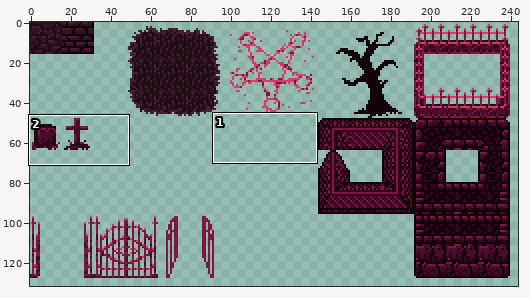
One commit to this pixel-art file: ZarguufsGraveyardAdventure/Assets/Images/tilesheet1.aseprite. Above: a wide view before the commit, with the close-up outlined.
Close-up. As it was:
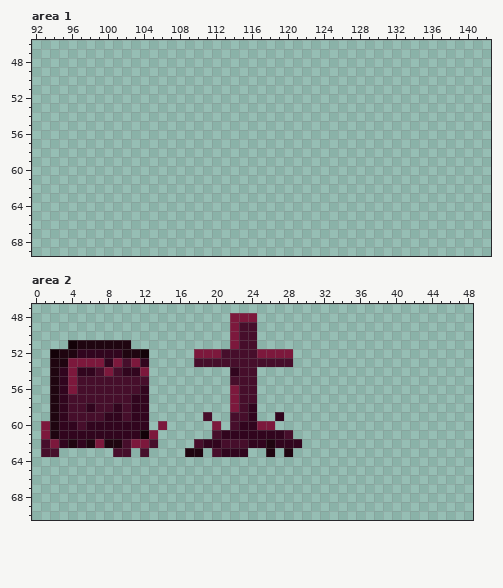
256x256 pixels, 1 frame. Shown: area 1: x 92..142, y 46..69; area 2: x 0..48, y 47..70. The wide view leaves out empty margins.
The same view after the edit:
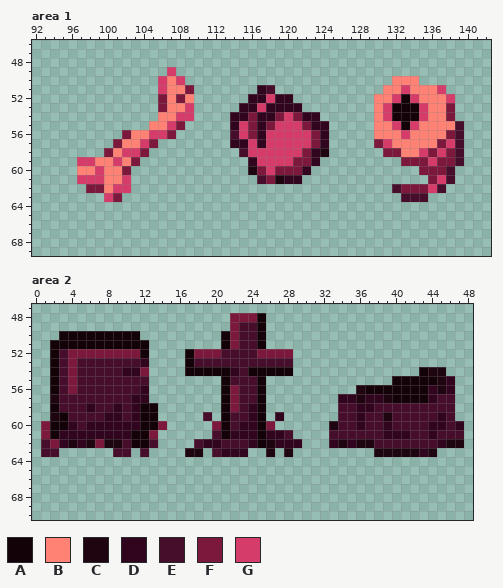
Palette (. is transparent): A #130208  B #ff8274  C #1f0510  D #31051e  E #460e2b  F #7c183c  G #d53c6a
What changed:
--- area 1, layer "Layer 1"
@@ x 92..142 @@
 48 ...................................................
-49 ...................................................
-50 ...................................................
-51 ...................................................
-52 ...................................................
-53 ...................................................
-54 ...................................................
-55 ...................................................
-56 ...................................................
-57 ...................................................
-58 ...................................................
-59 ...................................................
-60 ...................................................
-61 ...................................................
-62 ...................................................
-63 ...................................................
+49 ...............G...................................
+50 ..............GBG.......................BBB........
+51 ..............GBBF.......DE............BBGBBBG.....
+52 ..............FBFB......DDGDD.........BBGAGBBBG....
+53 ..............FBBG.....DDGDDDD........BGAAAGBBF....
+54 ..............BBGG....DDFDDFGFDD......BGAAAGBBF....
+55 .............BBGF.....DGFDFGGGFDD.....BBGAGBBBBE...
+56 ..........FBBGGF......EGFDGGGGGFD.....BBBGBBBBFE...
+57 .........FBBGF........DDGDGGGGGFD.....FGBBBBBFGE...
+58 ........FBGGF..........EGGGGGGFDC......FFBBGFGFE...
+59 .....GGBBGBF............DGGGGFFD.........FFFGFFE...
+60 .....BBGBBF.............CFGFFFD............FFFE....
+61 .....GGGBBG..............EFCDD..............FGE....
+62 ......FFBGG.............................EFFFGE.....
+63 ........GF...............................EEE.......
 64 ...................................................
--- area 2, layer "Layer 1"
@@ x 0..48 @@
 47 .................................................
-48 ......................FFF........................
-49 ......................FEE........................
-50 ......................FEE........................
-51 ....ACCCCCC...........FEE........................
-52 ..ACCDDDDDCCA.....FFFEEEEFFFF....................
-53 ..CCFFFFDFEFD.....EEEEEEEEEEE....................
-54 ..CDFDDEFEDDF.........DEE........................
-55 ..CDFEEEEEEEE.........EEE........................
-56 ..CDFEEEEEEED.........FEE........................
-57 ..CDEEEEEEEDD.........FEE........................
-58 ..CDEEDEEDEDD.........FED........................
-59 ..CDEEEEDDEDD......E..EED..D.....................
-60 .FCDDEDDDDDDD.F.....F.EDDFF......................
-61 .FCDDDDDDDDDAF......EDDDDDDDE....................
-62 .EFDCDCFCCEFFE....EDDEEEDDCDDD...................
-63 .EE......EE.E....CC.EDDD..C.C....................
+48 ......................FFFA.......................
+49 ......................FEEA.......................
+50 ...AAAAAAAAA.........AFEEA.......................
+51 ..AAAAAAAAAAA........AFEEA.......................
+52 ..AEFFFFFFFFA....AFFFEEEEFFFF....................
+53 ..AEFEEEEEEED....AEEEEEEEEEEE....................
+54 ..AEFEEEEEDDF....AAAAADEAAAAA..............ACC...
+55 ..AEFEEEEEEEE........AEEEA..............AAAAACD..
+56 ..AEFEEEEEEED........AFEEA..........CAAAAAAADCD..
+57 ..CEEEEEEEEDD........AFEEA........DDCDDCAAAADEE..
+58 ..AEEEDEEDEDAA.......AFEDA........EEDDEEEEEEEEE..
+59 ..CAEEEEDDEDAA.....E.AEEDA.D......EEDEECEEEEEDE..
+60 .FAADEDDDDDDAAF.....FAEDDAF......CEEDEEDEEEEDDED.
+61 .FADDDDDDDDAAF......EADDDADDE....EEEEEEDDDEEDEEE.
+62 .EFDCDCFCCEAAE....EDDEEEDACDDD...DCDCCEEEEEEEDCC.
+63 .EE......EE.E....CC.EDDD..C.C.........CCCCCDC....
 64 .................................................
